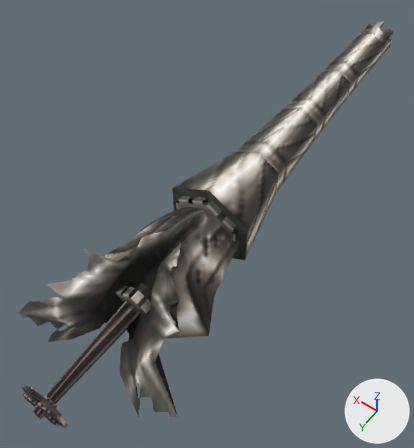
Before and after pictures for a commit that changed the glTF model public/models/weapons/we498.glb.
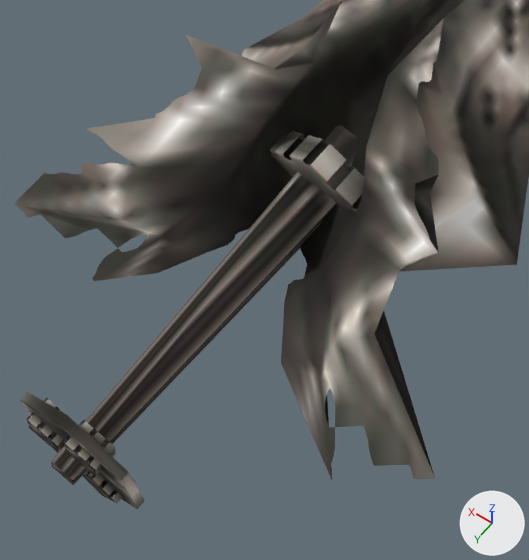
Old and new are each drawn whole from a 50 mm camera at (-121.0, 144.0, 268.0) aimed at (9.0, -38.0, -18.0) and again close up on the part from 3% to 52% of the width and 53% to 100% of the height. The lights are fixed; the arrows at lower right show +X, +Y and +Z. The first two pictures are the older version. Vertices at exactly the same position are counted once.

The first close-up shows 'weapon/we498.pac'.
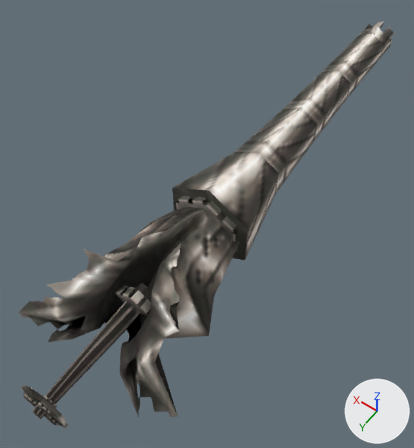
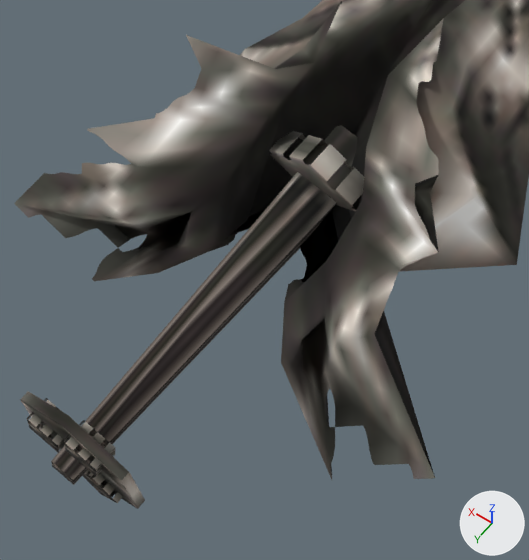
Where the newer file only moved an object's origin or applied its transform, the numbers keep the older frame.

Changed parts and their boxes (x1, y1, x2, y2) in the close-ups (529 x 560 px):
part 1 of me_weapon_we498_pac, recoloured: (40, 65, 448, 465) in both

What the commit changed:
Material 'Material_0' (mat_material_0) is new.
Uses the picture img_image_0.
me_weapon_we498_pac has 287 vertices, 493 faces and spans x -55.0..48.0, y -263.0..113.0, z -30.0..30.0.
me_weapon_we498_pac is used by ob_weapon_we498_pac; location (0.0, 0.0, 0.0).
me_weapon_we498_pac no longer uses material mat_material0.
me_weapon_we498_pac part 1: 151 faces spanning x -55.0..48.0, y -58.0..83.0, z -12.0..27.0 switch from mat_material1 to mat_material_0.
